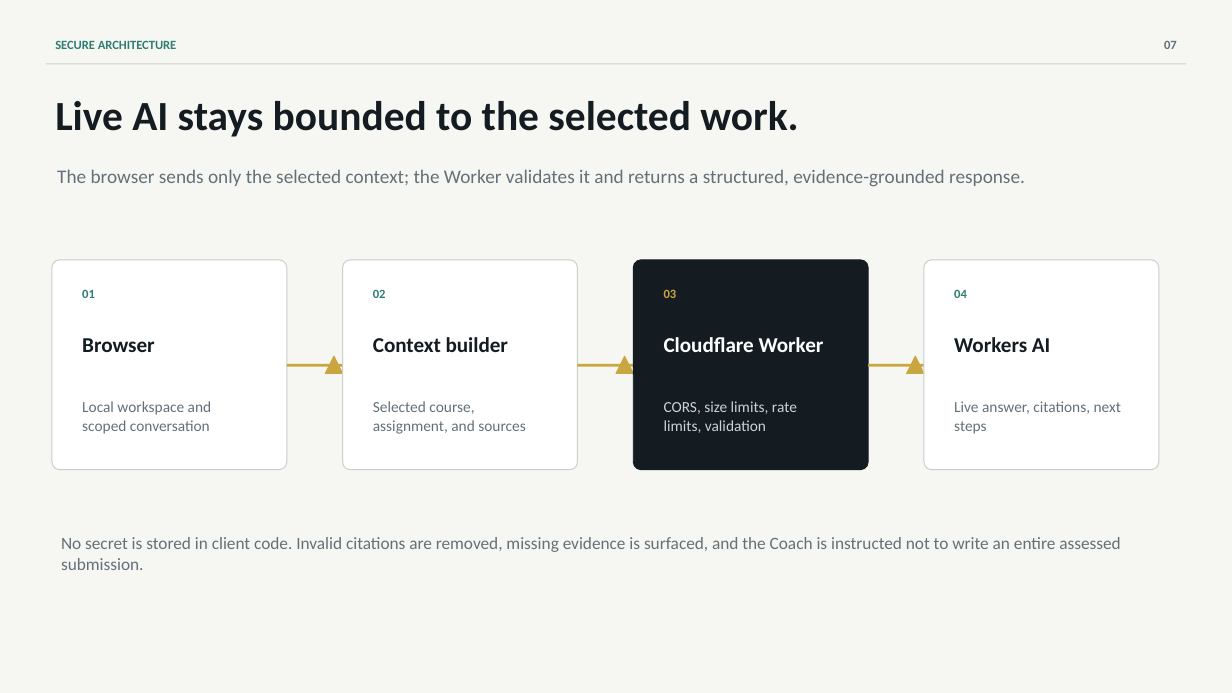
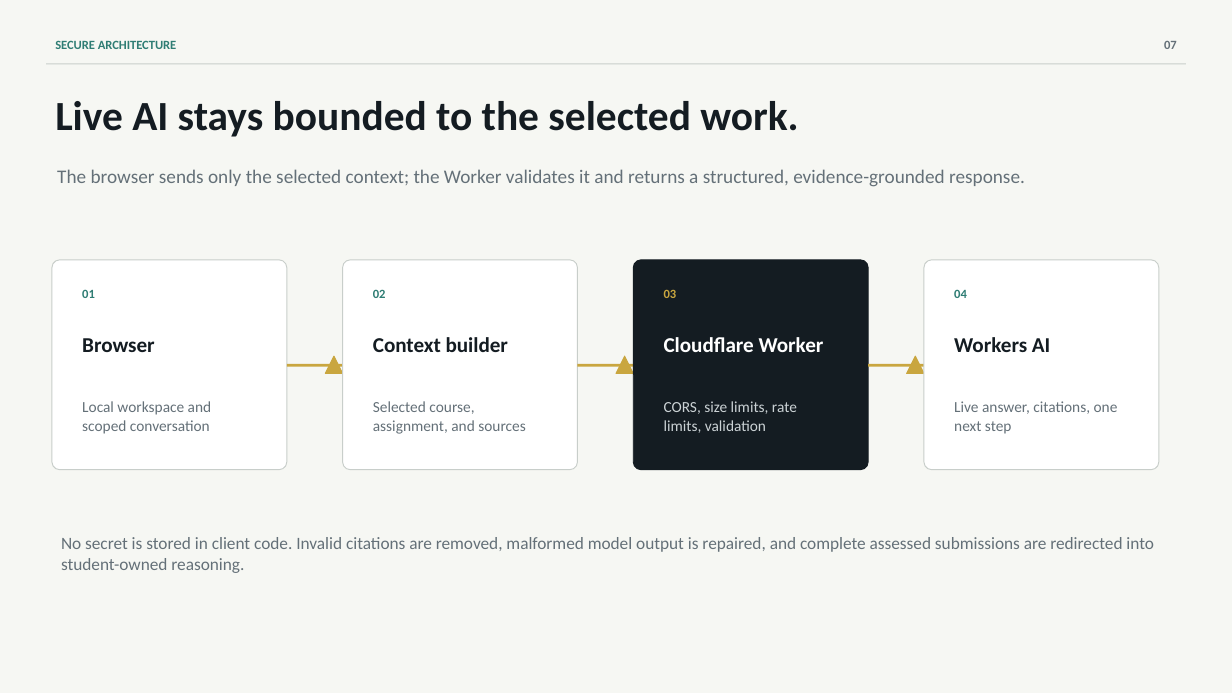
Before and after one commit to CNGEI2/classpilot-ai-website, a slide deck: slide 7 of product-presentation/ClassPilot-AI-Product-Introduction.pptx. Drawn at 1232x693 pixels with LibreOffice and Linux fonts; fonts in the diff are those of the drawing. Boxes give left, top, right and bottom in pixels: in the first picture for what was removed or moved away, otherwise in the second. Text is boxed around its words. In the diff, an @@ line names an element or a change of style, - is before the commit and + after.

```diff
--- a/product-presentation/ClassPilot-AI-Product-Introduction.pptx
+++ b/product-presentation/ClassPilot-AI-Product-Introduction.pptx
@@ text at box(954, 401, 1118, 434): text changed @@
-Live answer, citations, next steps
+Live answer, citations, one next step
@@ text at box(61, 537, 1154, 573): text changed @@
-No secret is stored in client code. Invalid citations are removed, missing evidence is surfaced, and the Coach is instructed not to write an entire assessed submission.
+No secret is stored in client code. Invalid citations are removed, malformed model output is repaired, and complete assessed submissions are redirected into student-owned reasoning.
```
Also in this commit, not shown: 3 other slides changed, 2 other files.
